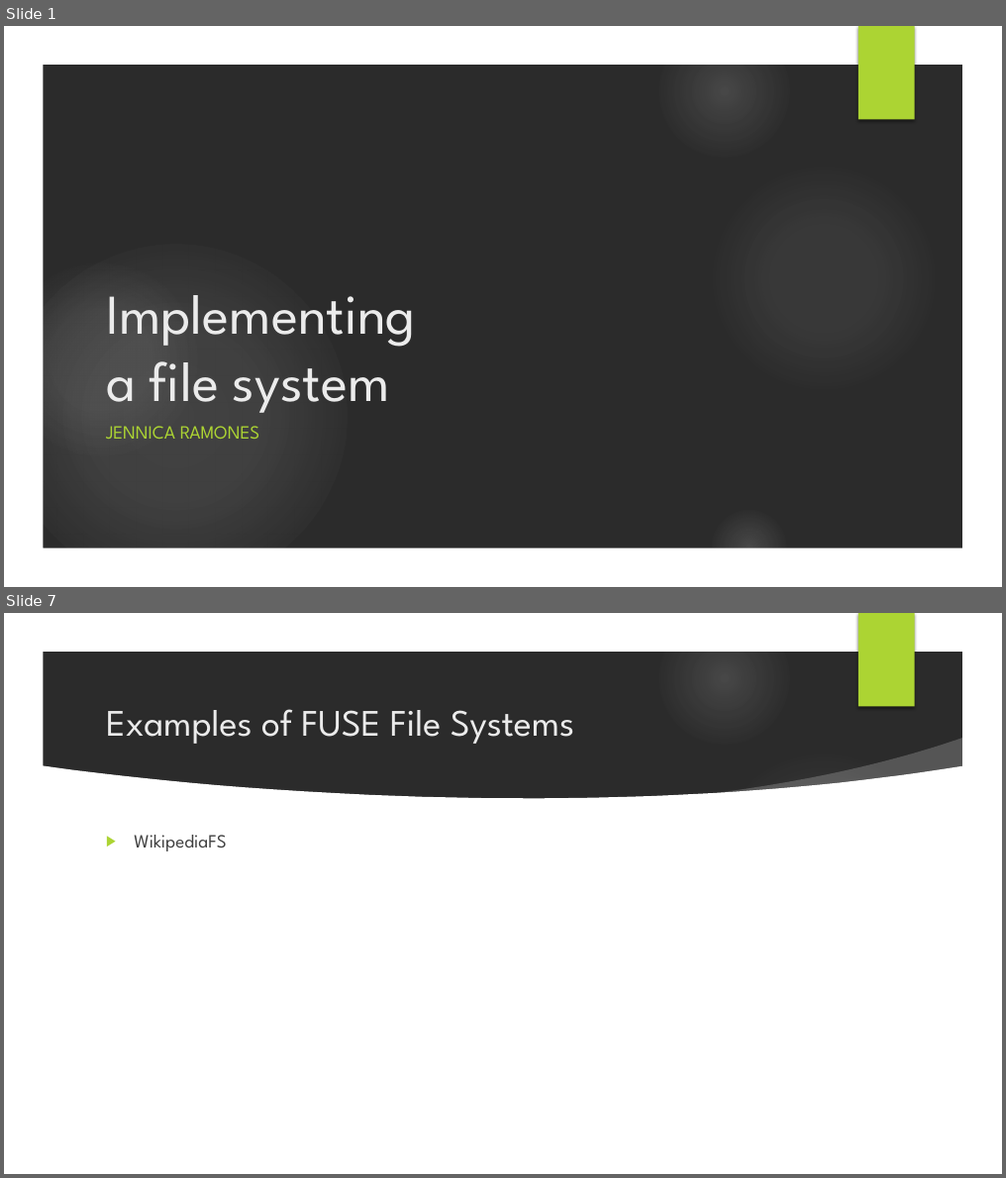
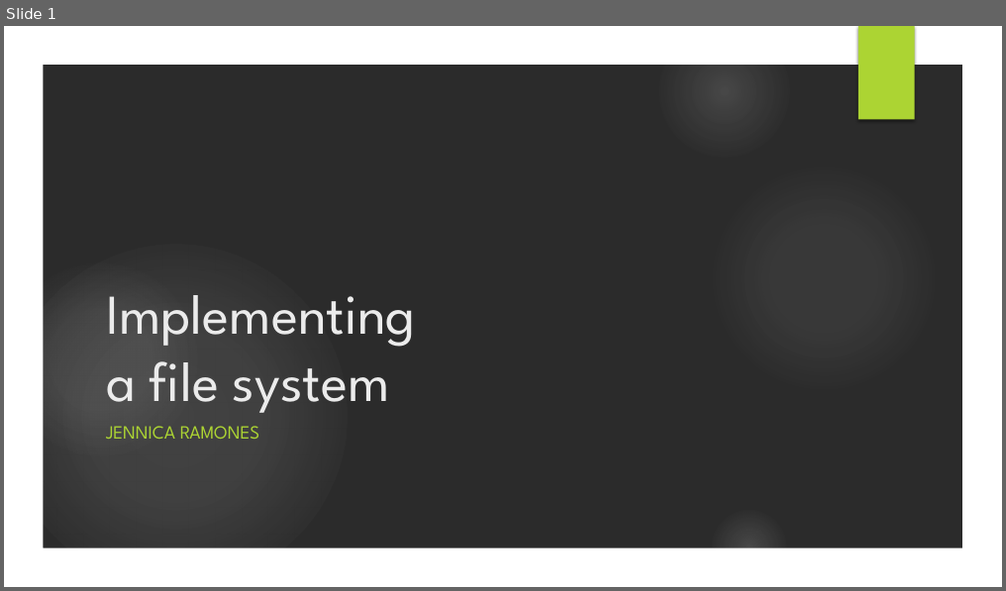
Before and after one commit to jennicar/Operating-Systems, a slide deck: presentation.pptx. Shown one above the other, each under a label of ours: slides 1 and 7 before the commit, slide 1 after it; the slides between them are not shown. The pictures are 1006x1178 and 1006x591 pixels, drawn with LibreOffice and Linux fonts; fonts in the diff are those of the drawing; background and template pictures are left out; a plain dark background stands for a picture behind light text. Boxes give left, top, right and bottom in pixels: in the first picture for what was removed or moved away, otherwise in the second. Text is boxed around its words. In the diff, an @@ line names an element or a change of style, - is before the commit and + after.

```diff
--- a/presentation.pptx
+++ b/presentation.pptx
@@ slide 7 removed at bbox=[4, 613, 1002, 1174], background picture (left out); not listed: 7 template elements that a slide beside it also shows @@
@@ title removed at bbox=[106, 709, 575, 744] @@
-Examples of FUSE File Systems
@@ freeform shape removed at bbox=[698, 738, 971, 819] @@
@@ freeform shape removed at bbox=[42, 765, 964, 1137] @@
@@ text removed at bbox=[134, 835, 226, 852] @@
-▶ WikipediaFS
```
Also in this commit, not shown: 4 slides changed, 4 slides added, 2 other slides removed, 3 other files.
